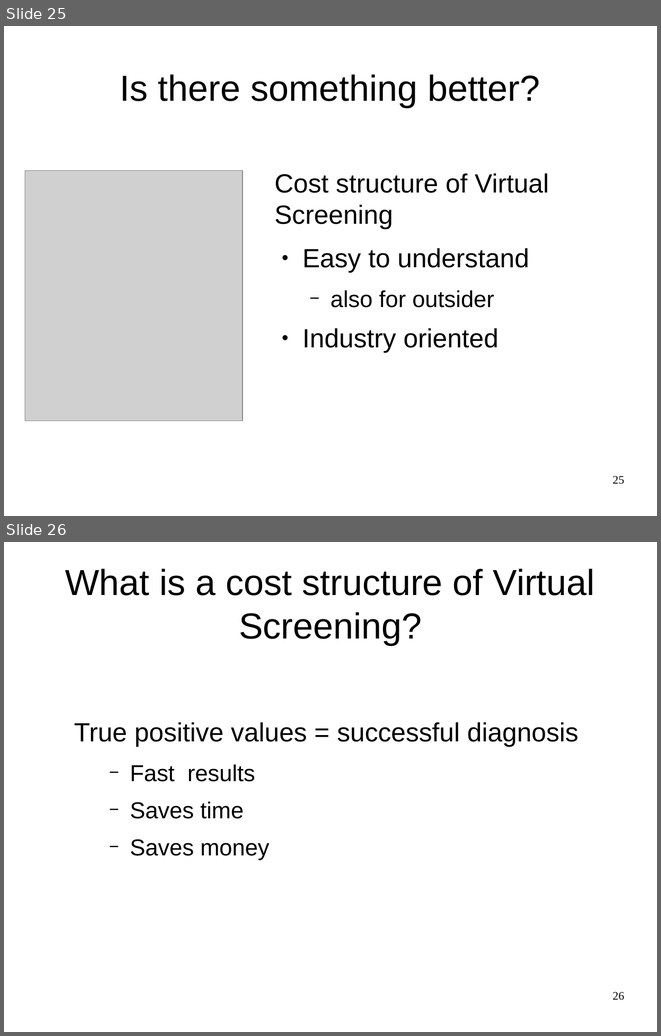
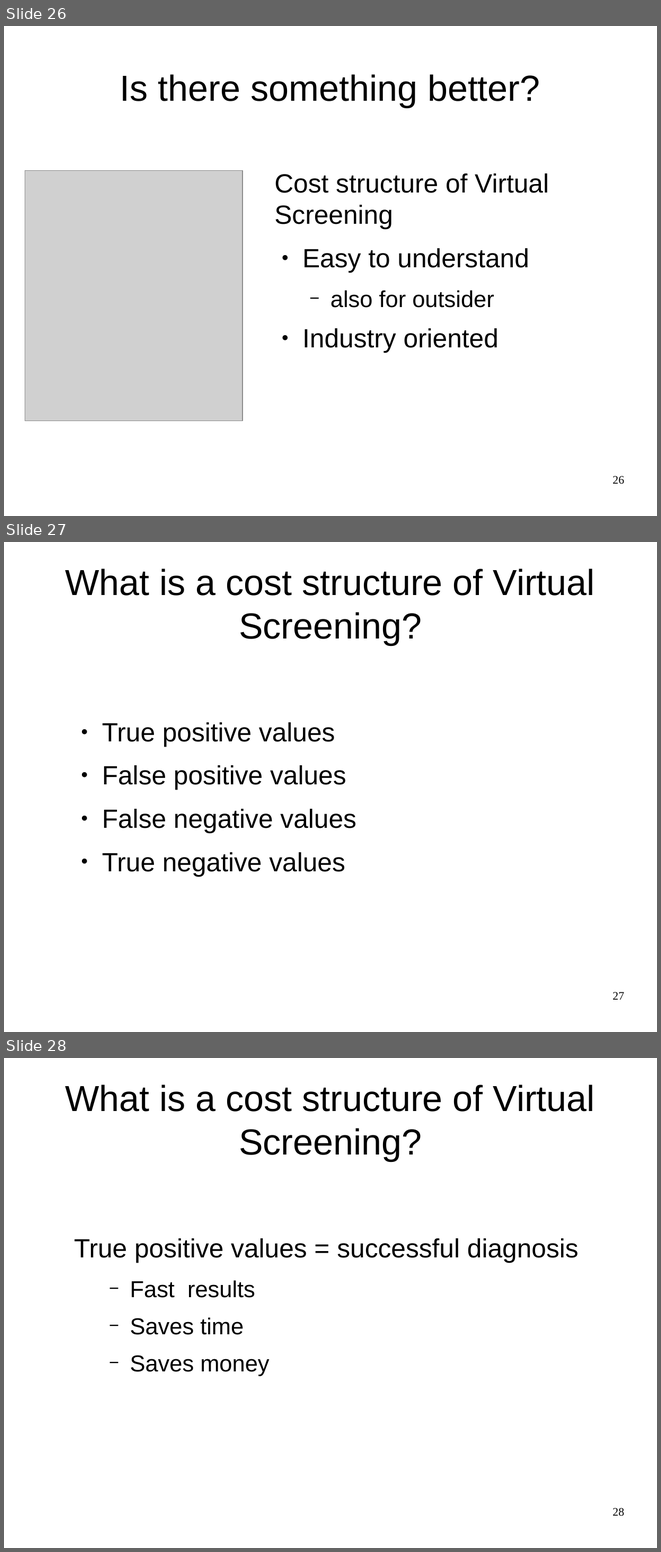
Before and after one commit to AlexWoroschilow/pca, a slide deck: seminar/presentation.odp. Shown one above the other, each under a label of ours: slides 25 and 26 before the commit, slides 26, 27 and 28 after it. The pictures are 661x1036 and 661x1552 pixels, drawn with LibreOffice and Linux fonts; fonts in the diff are those of the drawing; grey boxes stand for pictures. Boxes give left, top, right and bottom in pixels: in the first picture for what was removed or moved away, otherwise in the second. Text is boxed around its words. In the diff, an @@ line names an element or a change of style, - is before the commit and + after.

```diff
--- a/seminar/presentation.odp
+++ b/seminar/presentation.odp
@@ slide 27 added at <box>4,542,657,1032</box>, background #FFFFFF @@
@@ title added at <box>65,568,595,645</box>, 44 pt, text #000000 @@
+What is a cost structure of Virtual Screening?
@@ text added at <box>102,722,356,876</box>, 32 pt, text #000000 @@
+● True positive values
+● False positive values
+● False negative values
+● True negative values
@@ page number added at <box>612,991,624,999</box>, 14 pt, text #000000 @@
+27
@@ what was slide 25 is now slide 26 @@
@@ page number at <box>612,475,624,484</box>: text changed @@
-25
+26
@@ what was slide 26 is now slide 28 @@
@@ page number at <box>612,1507,624,1516</box>: text changed @@
-26
+28
```
Also in this commit, not shown: 4 slides changed, 1 other slide added, 1 other file.
